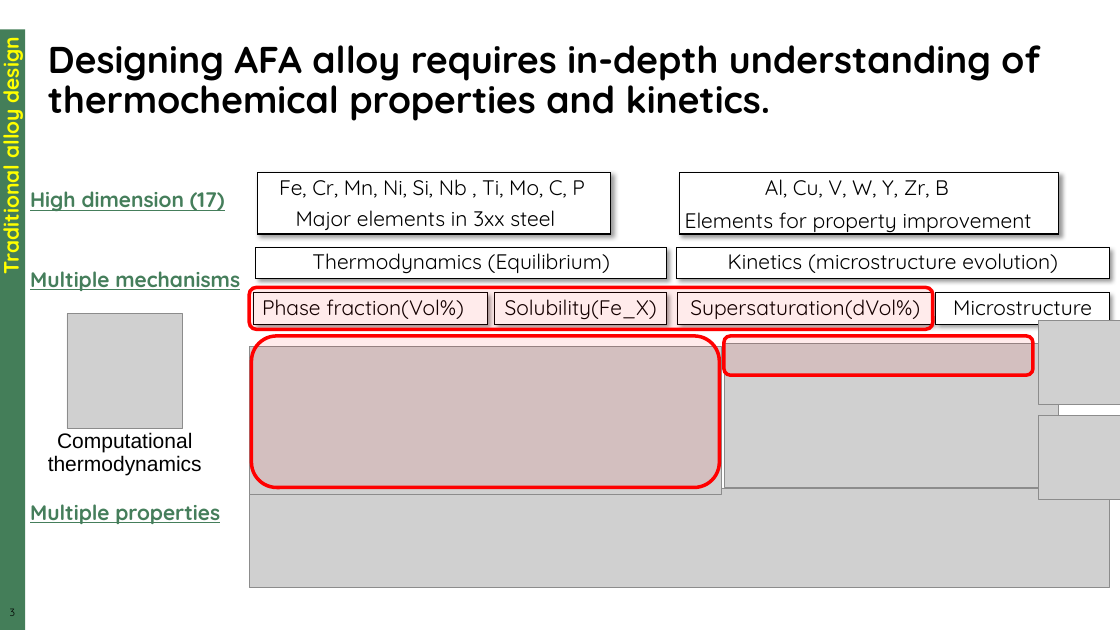
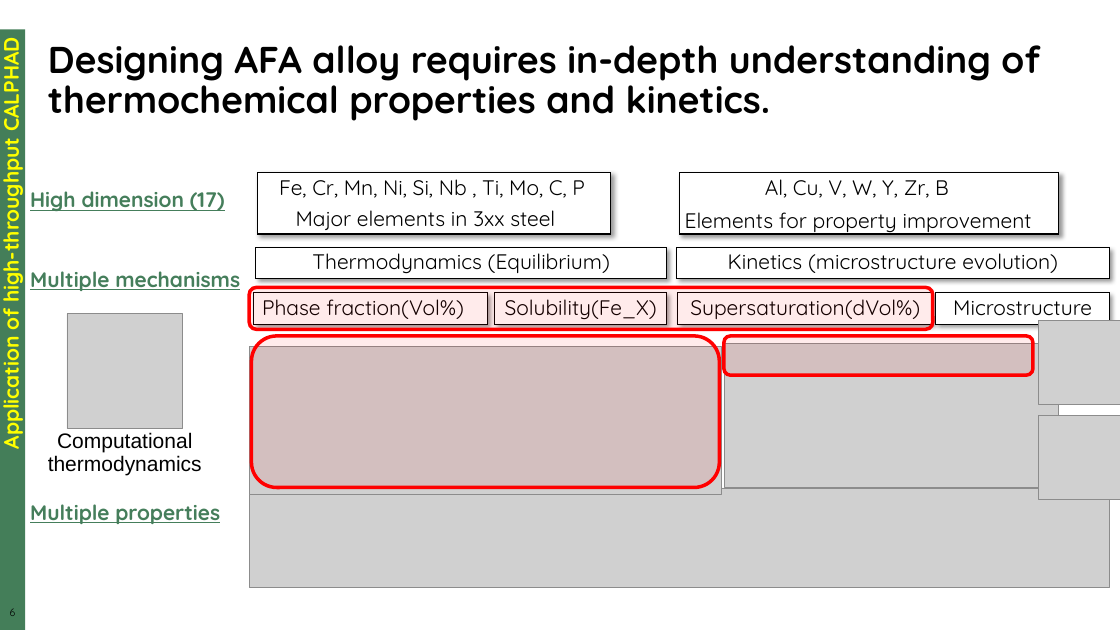
Before and after one commit to neutrons/asm_2023, a slide deck: slide 6 of sunyong/Kwon_ASM2023_20230526.pptx (slide 3 before the commit). Drawn at 1120x630 pixels with LibreOffice and Linux fonts; fonts in the diff are those of the drawing; grey boxes stand for pictures; background and template pictures are left out. Boxes give left, top, right and bottom in pixels: in the first picture for what was removed or moved away, otherwise in the second. Text is boxed around its words. In the diff, an @@ line names an element or a change of style, - is before the commit and + after.

```diff
--- a/sunyong/Kwon_ASM2023_20230526.pptx
+++ b/sunyong/Kwon_ASM2023_20230526.pptx
@@ text at [0, 46, 25, 446]: text changed @@
-Traditional alloy design
+Application of high-throughput CALPHAD
```
Also in this commit, not shown: 3 other slides changed, 2 slides added.
